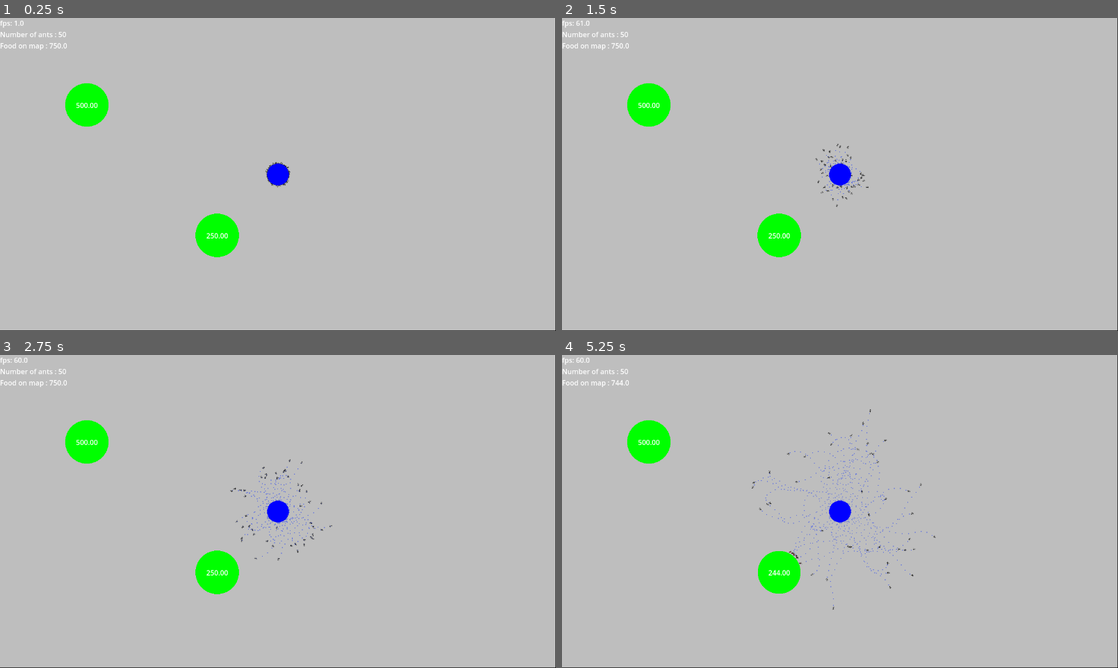
Above: before the commit, frames 1-4 (two rows, left to right).
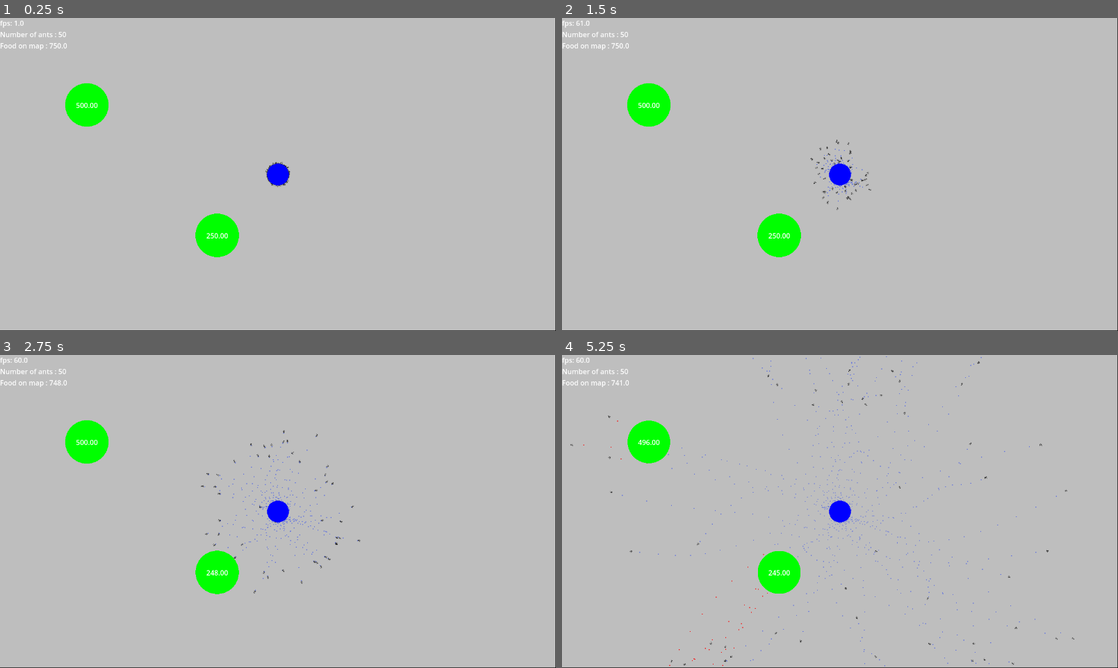
Above: after the commit, the same moments.

Repository: zPrisim/ArtificialAnts
Game: Godot game, scene res://scenes/simulation.tscn
Same seed, same stepped clock (60 frames per second), same inputs: the game is played once before the commit and once after it.
Inputs:
- Up to frame 1 (0.25 s): no input
- Up to frame 2 (1.5 s): no input
- Up to frame 3 (2.75 s): no input
- Up to frame 4 (5.25 s): no input

The runs differ from the first frame. In frame 1, less than 0.1% of the frame differs, in the area x 48-53%, y 46-55%; in frame 2, 0.3%; in frame 3, 0.6%; in frame 4, 1.1%, in the area x 1-93%, y 0-100%.

Commit message:
ajout coms + supp variables inutilisées

Diff:
--- a/scripts/ant_movement.gd
+++ b/scripts/ant_movement.gd
@@ -6,12 +6,11 @@
 @onready var rightRaycast = $RayCastPosRight
 @export var id: int
 
-var maxSpeed = 50.0
+var maxSpeed = 100000.0
 var steerStrength = 50.0 # force changement de direction
 var wanderStrength = 0.3 # force de l'aléatoire
 var desiredDirection: Vector2
-var WSX = DisplayServer.window_get_size().x
-var WSY = DisplayServer.window_get_size().y
+
 
 enum types {HOME, FOOD}
 var pheromoneSpawnTimeDelay = 0.3
@@ -54,13 +53,10 @@
 	$antSprite.rotation = PI/2
 
 func _physics_process(delta):
-	if !hasFood:
-		search(delta)
+		search(delta) # méthode à complémenter : prise en compte des phéromones
 		if move_and_slide():
 			var collision = move_and_slide()
-			if collision:
-				# Inverse la direction pour rebondir
+			if collision: # rebond temporaire : a changer
 				velocity = -velocity * 0.5  # on ralenti la vitesse
 				desiredDirection = velocity
-	else:
-		pass
+	# implémenter le cas ou la fourmis à de la nourriture : retour a la fourmillière
--- a/scripts/simulation.gd
+++ b/scripts/simulation.gd
@@ -8,8 +8,8 @@
 enum types {HOME, FOOD}
 
 
-var WSX = DisplayServer.window_get_size().x
-var WSY = DisplayServer.window_get_size().y
+
+var antHillPos = Vector2(640,360)
 
 var ants : Array
 var foods : Array
@@ -18,7 +18,7 @@
 
 
 func _ready():
-	antHill.position = Vector2(640,360)
+	antHill.position = antHillPos
 	var instFood = food.instantiate()
 	instFood.radius = 25.0
 	instFood.position = Vector2(500,500)
